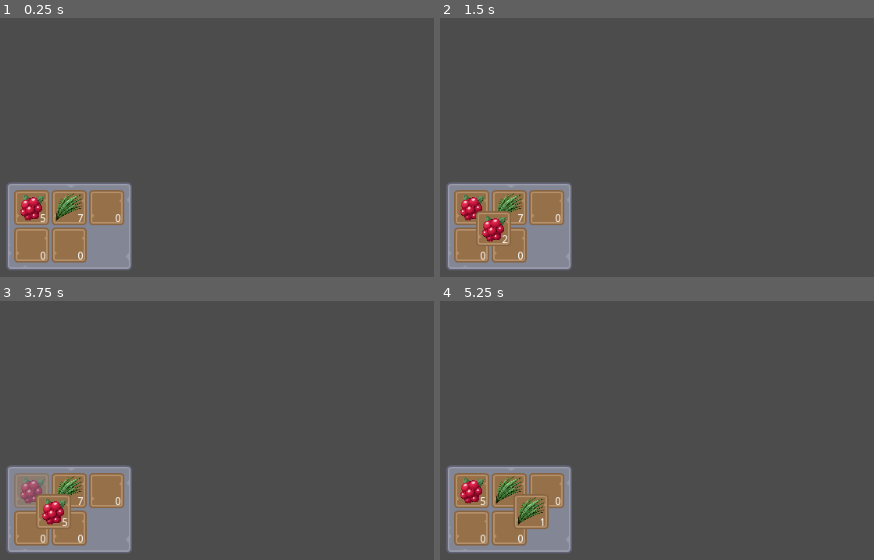
Above: before the commit, frames 1-4 (two rows, left to right).
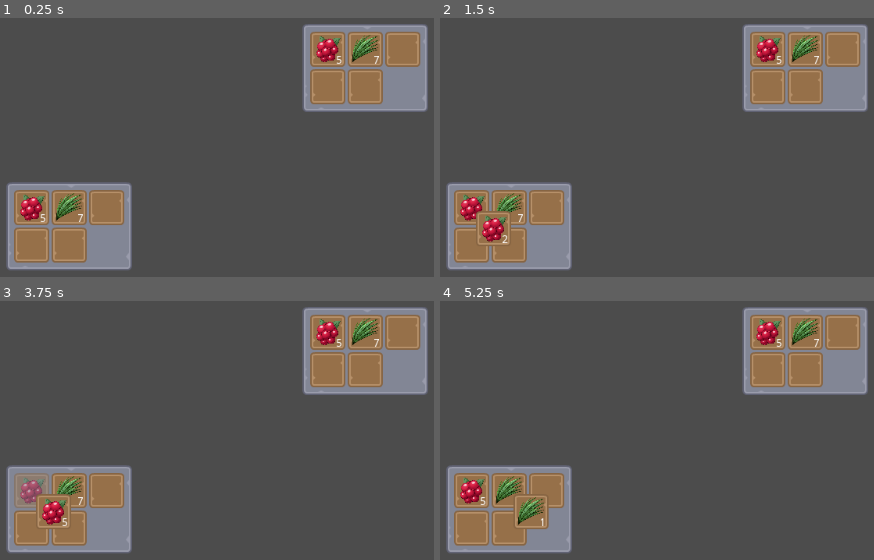
Above: after the commit, the same moments.

Repository: J-Guenther/godot-inventory
Game: Godot game, scene res://Scenes/test.tscn
Same seed, same stepped clock (60 frames per second), same inputs: the game is played once before the commit and once after it.
Inputs:
- Up to frame 1 (0.25 s): no input
- Up to frame 2 (1.5 s): click "5" at 0.5 s; click "4" at 1.25 s
- Up to frame 3 (3.75 s): click "3" at 2 s; click "2" at 2.75 s; click "1" at 3.5 s
- Up to frame 4 (5.25 s): click "0" at 4.25 s; click "7" at 5 s

The runs differ from the first frame. In frame 1, 9.9% of the frame differs, in the area x 9-99%, y 2-94%; in frame 2, 9.9%; in frame 3, 9.9%; in frame 4, 9.9%.
Error after the commit: Parse Error: The getter function isn't defined. (res://Scripts/Player.gd:3)

Commit message:
Fixed Item Movement and implemented merchant slot type

Diff:
--- /dev/null
+++ b/Project/Scenes/GUI.tscn
@@ -0,0 +1,39 @@
+[gd_scene load_steps=2 format=2]
+
+[ext_resource path="res://Scripts/GUI.gd" type="Script" id=1]
+
+[node name="GUI" type="CanvasLayer"]
+
+layer = 1
+offset = Vector2( 0, 0 )
+rotation = 0.0
+scale = Vector2( 1, 1 )
+transform = Transform2D( 1, 0, 0, 1, 0, 0 )
+script = ExtResource( 1 )
+
+[node name="Money" type="RichTextLabel" parent="." index="0"]
+
+anchor_left = 0.0
+anchor_top = 0.0
+anchor_right = 0.0
+anchor_bottom = 0.0
+margin_right = 40.0
+margin_bottom = 40.0
+rect_pivot_offset = Vector2( 0, 0 )
+rect_clip_content = true
+mouse_filter = 0
+mouse_default_cursor_shape = 0
+size_flags_horizontal = 1
+size_flags_vertical = 1
+bbcode_enabled = true
+bbcode_text = ""
+visible_characters = -1
+percent_visible = 1.0
+meta_underlined = true
+tab_size = 4
+text = ""
+scroll_active = true
+scroll_following = false
+selection_enabled = false
+override_selected_font_color = false
+_sections_unfolded = [ "BBCode" ]
--- a/Project/Scenes/MovingSlot.tscn
+++ b/Project/Scenes/Hand.tscn
@@ -1,11 +1,11 @@
 [gd_scene load_steps=3 format=2]
 
 [ext_resource path="res://Scenes/Slot.tscn" type="PackedScene" id=1]
-[ext_resource path="res://Scripts/MovingSlot.gd" type="Script" id=2]
+[ext_resource path="res://Scripts/Hand.gd" type="Script" id=2]
 
 [node name="Slot" instance=ExtResource( 1 )]
 
 disabled = true
 script = ExtResource( 2 )
 _sections_unfolded = [ "Anchor", "Material", "Rect", "Textures", "Visibility" ]
-mouse_offset = Vector2( 5, 5 )
+merchant = false
--- a/Project/Scenes/Inventory.tscn
+++ b/Project/Scenes/Inventory.tscn
@@ -4,7 +4,7 @@
 [ext_resource path="res://Sprites/PNG/panel_blue.png" type="Texture" id=2]
 [ext_resource path="res://Scenes/Slot.tscn" type="PackedScene" id=3]
 
-[node name="Inventory" type="Container"]
+[node name="Inventory" type="Container" index="0"]
 
 anchor_left = 0.0
 anchor_top = 0.0
@@ -86,28 +86,28 @@
 
 margin_right = 45.0
 margin_bottom = 45.0
-_sections_unfolded = [ "Anchor", "Rect", "Textures" ]
+_sections_unfolded = [ "Anchor", "Rect", "Textures", "Visibility" ]
 
 [node name="Slot2" parent="SlotContainer/SlotGrid" index="1" instance=ExtResource( 3 )]
 
 margin_left = 48.0
 margin_right = 93.0
 margin_bottom = 45.0
-_sections_unfolded = [ "Anchor", "Rect", "Textures" ]
+_sections_unfolded = [ "Anchor", "Rect", "Textures", "Visibility" ]
 
 [node name="Slot3" parent="SlotContainer/SlotGrid" index="2" instance=ExtResource( 3 )]
 
 margin_left = 96.0
 margin_right = 141.0
 margin_bottom = 45.0
-_sections_unfolded = [ "Anchor", "Rect", "Textures" ]
+_sections_unfolded = [ "Anchor", "Rect", "Textures", "Visibility" ]
 
 [node name="Slot4" parent="SlotContainer/SlotGrid" index="3" instance=ExtResource( 3 )]
 
 margin_top = 48.0
 margin_right = 45.0
 margin_bottom = 93.0
-_sections_unfolded = [ "Anchor", "Rect", "Textures" ]
+_sections_unfolded = [ "Anchor", "Rect", "Textures", "Visibility" ]
 
 [node name="Slot5" parent="SlotContainer/SlotGrid" index="4" instance=ExtResource( 3 )]
 
@@ -115,4 +115,4 @@
 margin_top = 48.0
 margin_right = 93.0
 margin_bottom = 93.0
-_sections_unfolded = [ "Anchor", "Rect", "Textures" ]
+_sections_unfolded = [ "Anchor", "Rect", "Textures", "Visibility" ]
--- /dev/null
+++ b/Project/Scenes/Player.tscn
@@ -0,0 +1,7 @@
+[gd_scene load_steps=2 format=2]
+
+[ext_resource path="res://Scripts/Player.gd" type="Script" id=1]
+
+[node name="Player" type="Node"]
+
+script = ExtResource( 1 )
--- a/Project/Scenes/Slot.tscn
+++ b/Project/Scenes/Slot.tscn
@@ -25,7 +25,7 @@
 texture_normal = ExtResource( 1 )
 script = ExtResource( 2 )
 _sections_unfolded = [ "Anchor", "Textures", "Visibility" ]
-limit = 20
+merchant = false
 
 [node name="RichTextLabel" type="RichTextLabel" parent="." index="0"]
 
@@ -33,22 +33,23 @@
 anchor_top = 1.0
 anchor_right = 1.0
 anchor_bottom = 1.0
-margin_left = -12.0
+margin_left = -25.0
 margin_top = -15.0
+margin_right = -4.0
 rect_pivot_offset = Vector2( 0, 0 )
 rect_clip_content = true
 mouse_filter = 0
 mouse_default_cursor_shape = 0
 size_flags_horizontal = 1
 size_flags_vertical = 1
-bbcode_enabled = false
+bbcode_enabled = true
 bbcode_text = ""
 visible_characters = -1
 percent_visible = 1.0
 meta_underlined = true
 tab_size = 4
-text = "0"
-scroll_active = true
+text = ""
+scroll_active = false
 scroll_following = false
 selection_enabled = false
 override_selected_font_color = false
--- a/Project/Scenes/test.tscn
+++ b/Project/Scenes/test.tscn
@@ -1,18 +1,36 @@
-[gd_scene load_steps=2 format=2]
+[gd_scene load_steps=4 format=2]
 
-[ext_resource path="res://Scenes/Inventory.tscn" type="PackedScene" id=1]
+[ext_resource path="res://Scenes/Player.tscn" type="PackedScene" id=1]
+[ext_resource path="res://Scenes/GUI.tscn" type="PackedScene" id=2]
+[ext_resource path="res://Scenes/Inventory.tscn" type="PackedScene" id=3]
 
-[node name="CanvasLayer" type="CanvasLayer" index="0"]
+[node name="CanvasLayer" type="Node" index="0"]
 
+[node name="Player" parent="." index="0" instance=ExtResource( 1 )]
+
+[node name="GUI" parent="." index="1" instance=ExtResource( 2 )]
+
+layer = -1
+
+[node name="Node" type="CanvasLayer" parent="." index="2"]
+
+editor/display_folded = true
 layer = -1
 offset = Vector2( 0, 0 )
 rotation = 0.0
 scale = Vector2( 1, 1 )
 transform = Transform2D( 1, 0, 0, 1, 0, 0 )
 
-[node name="Inventory" parent="." index="0" instance=ExtResource( 1 )]
+[node name="Inventory" parent="Node" index="0" instance=ExtResource( 3 )]
 
 margin_left = 401.0
 margin_top = 217.0
 margin_right = 568.0
 margin_bottom = 333.0
+
+[node name="Inventory2" parent="Node" index="1" instance=ExtResource( 3 )]
+
+margin_left = 780.0
+margin_top = 14.0
+margin_right = 947.0
+margin_bottom = 130.0
--- /dev/null
+++ b/Project/Scripts/GUI.gd
@@ -0,0 +1,7 @@
+extends CanvasLayer
+
+func _ready():
+	Global.GUI = self
+
+func update_GUI(money):
+	$Money.text = money
--- /dev/null
+++ b/Project/Scripts/Global.gd
@@ -0,0 +1,4 @@
+extends Node
+
+var Player
+var GUI
--- a/Project/Scripts/MovingSlot.gd
+++ b/Project/Scripts/Hand.gd
@@ -1,37 +1,38 @@
 extends "res://Scripts/Slot.gd"
 
 var mouse_offset = Vector2(5,5)
-var origin_slot = null
+var origin = null
+
 
 func _ready():
 	self.visible = false
 
+
 func _process(delta):
 	self.rect_position = get_viewport().get_mouse_position() + mouse_offset
 
+
 func add_item_to_hand(item_key, amount_to_add, slot_reference):
 	add_item_return_rest(item_key, amount_to_add)
-	self.origin_slot = slot_reference
+	self.origin = slot_reference
 	self.visible = true
+
 
 func remove_item(amount_to_remove):
 	.remove_item(amount_to_remove)
-	print("Removing")
 	if is_empty():
 		clear_slot()
-		origin_slot.color_in()
-		if origin_slot.is_empty():
-			origin_slot.clear_slot()
-		origin_slot = null
+		if origin.is_empty() and not origin.merchant:
+			origin.color_in()
+			origin.clear_slot()
+		origin = null
 		self.visible = false
 
 
 
 func return_items_to_origin():
-	if origin_slot != null:
-		if origin_slot.all_items_on_hand():
-			origin_slot.color_in()
-		var rest = origin_slot.add_item_return_rest(current_item_key, current_item_amount)
+	if origin != null:
+		var rest = origin.add_item_return_rest(current_item_key, current_item_amount)
 		remove_item(current_item_amount - rest)
 
 
--- a/Project/Scripts/Inventory.gd
+++ b/Project/Scripts/Inventory.gd
@@ -13,8 +13,11 @@
 func _ready():
 	initialize_layout()
 	slots = slot_grid.get_children()
-	add_item(0,5)
-	add_item(1,7)
+	for slot in slots:
+		slot.parent_inventory = self
+
+	add_item_return_rest(0,5)
+	add_item_return_rest(1,7)
 
 func initialize_layout():
 	var slot_size = slot_grid.get_child(0).rect_size.x
@@ -43,8 +46,14 @@
 	background.rect_size = self.rect_size
 	slot_container = slot_grid.rect_size
 
-func add_item(item, amount):
+func add_item_return_rest(item, amount):
+	var empty_slot = null
 	for slot in slots:
-		if slot.is_empty():
-			slot.add_item_return_rest(item, amount)
-			return
+		if slot.is_empty() and empty_slot == null:
+			empty_slot = slot
+		elif slot.contains_same_item(item):
+			return slot.add_item_return_rest(item, amount)
+	if empty_slot != null:
+		return empty_slot.add_item_return_rest(item, amount)
+	else:
+		return null
--- /dev/null
+++ b/Project/Scripts/Player.gd
@@ -0,0 +1,13 @@
+extends Node
+
+var money = 1000 setget update_money, update_money
+
+func _ready():
+	Global.Player = self
+
+func update_money(new_value):
+	if money + new_value <= 0:
+		money = 0
+	else:
+		money += new_value
+	Global.GUI.update_GUI(money)
--- a/Project/Scripts/Slot.gd
+++ b/Project/Scripts/Slot.gd
@@ -1,4 +1,5 @@
 extends TextureButton
+signal add_to_inventory
 
 var current_item_key = null
 var current_item_amount = 0
@@ -7,7 +8,8 @@
 
 onready var default_texture = preload("res://Sprites/PNG/buttonSquare_brown_pressed.png")
 onready var label = $RichTextLabel
-onready var parent = get_parent()
+var parent_inventory = null
+export var merchant = false
 
 
 func is_empty():
@@ -18,12 +20,12 @@
 	return true if picked_up_all_items else false
 
 
-func get_capacity_limit():
-	return capacity_limit
+func contains_same_item(item_key):
+	return true if current_item_key == item_key else false
 
 
-func same_item_in_slot(item_key):
-	return true if current_item_key == item_key else false
+func is_same_parent(other_slot):
+	return parent_inventory == other_slot.parent_inventory if other_slot != null else true
 
 
 func add_item_return_rest(item_key, amount_to_add):
@@ -62,18 +64,26 @@
 func color_in():
 	self.modulate = Color(1,1,1,1)
 	picked_up_all_items = false
-	update_ui()
 
 
 func update_ui():
-	label.text = String(current_item_amount)
+	label.bbcode_text = "[right]" + String(current_item_amount) + "[/right]"
+	if is_empty():
+		grey_out()
+	else:
+		color_in()
 
 
 func _on_Slot_pressed():
-	if (MovingSlot.is_empty() or MovingSlot.same_item_in_slot(current_item_key)) and not is_empty():
-		MovingSlot.add_item_to_hand(current_item_key, 1, self)
+	# Pick up items by clicking
+	if (Hand.is_empty() or Hand.contains_same_item(current_item_key)) and not is_empty() and is_same_parent(Hand.origin):
+		Hand.add_item_to_hand(current_item_key, 1, self)
 		remove_item(1)
-		if is_empty():
-			grey_out()
-	elif not MovingSlot.is_empty() and MovingSlot.origin_slot.parent == parent:
-		MovingSlot.return_items_to_origin()
+
+	# Drop items back by clicking
+	elif not Hand.is_empty() and is_same_parent(Hand.origin):
+		Hand.return_items_to_origin()
+	# Move items to different inventory by clicking
+	elif not Hand.is_empty() and not is_same_parent(Hand.origin):
+		var rest = parent_inventory.add_item_return_rest(Hand.current_item_key, Hand.current_item_amount)
+		Hand.remove_item(Hand.current_item_amount - rest)
--- a/Project/Scripts/items.gd
+++ b/Project/Scripts/items.gd
@@ -9,17 +9,20 @@
 const itemDictionary = {
 	0: {
 		"itemName": "Berries",
-		"itemValue": 456,
+		"itemBuyValue": 456,
+		"itemSellValue": 987,
 		"itemIcon": itemImages[0]
 	},
 	1: {
 		"itemName": "Grass",
-		"itemValue": 100,
+		"itemBuyValue": 100,
+		"itemSellValue": 987,
 		"itemIcon": itemImages[1]
 	},
 	2: {
 		"itemName": "Knife",
-		"itemValue": 987,
+		"itemBuyValue": 987,
+		"itemSellValue": 987,
 		"itemIcon": itemImages[2]
 	},
 };
--- a/Project/project.godot
+++ b/Project/project.godot
@@ -17,7 +17,8 @@
 [autoload]
 
 items="*res://Scripts/items.gd"
-MovingSlot="*res://Scenes/MovingSlot.tscn"
+Hand="*res://Scenes/Hand.tscn"
+Global="*res://Scripts/Global.gd"
 
 [input]
 
